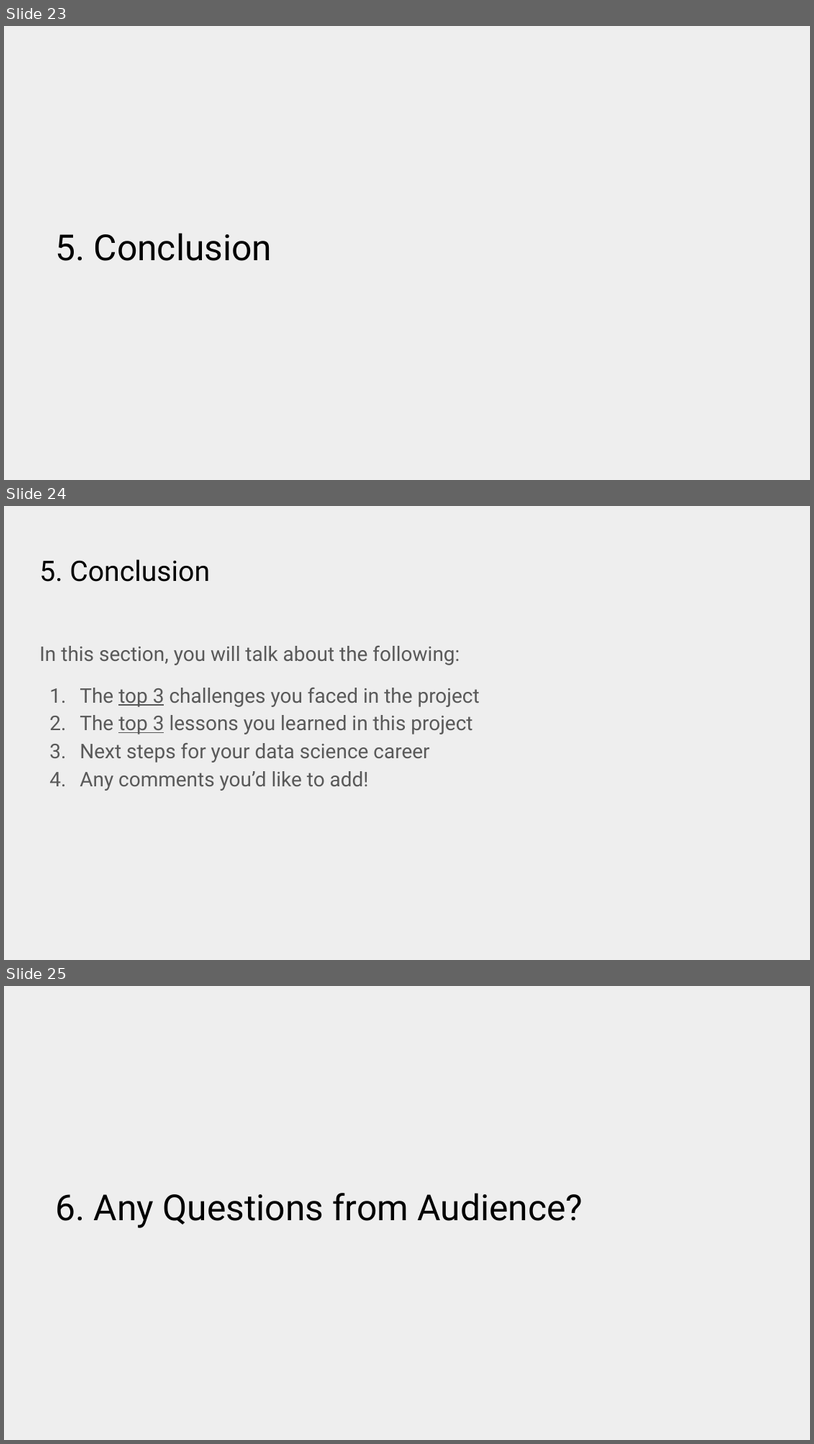
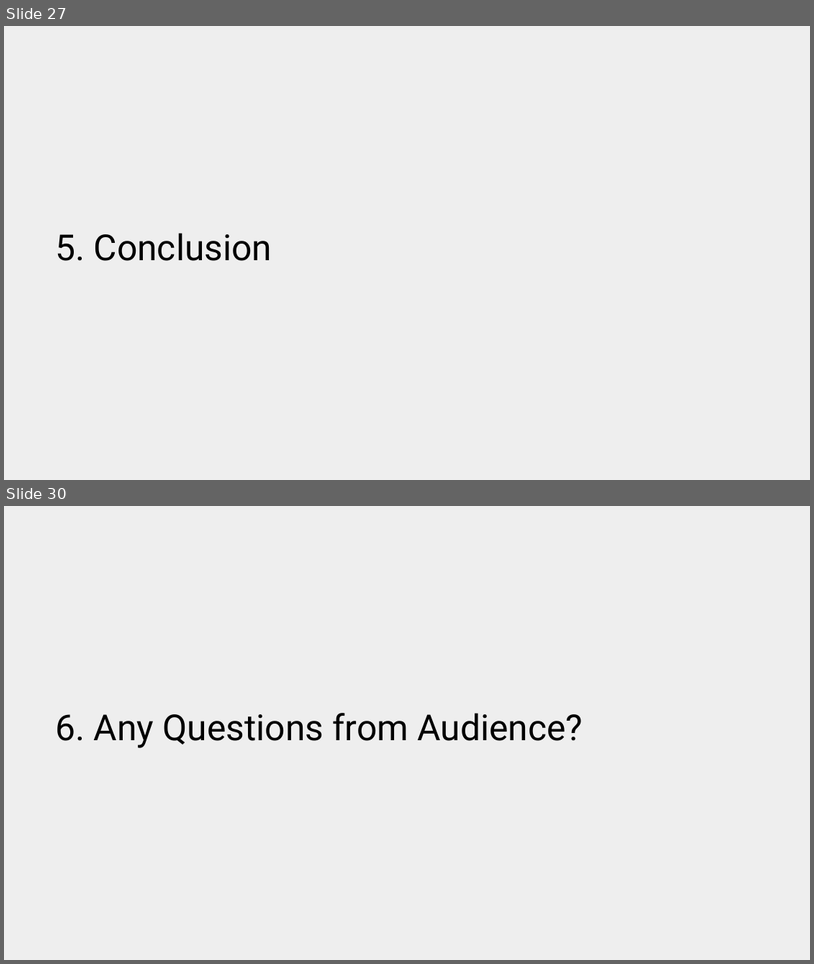
Before and after one commit to Maitha-mo/sampleGuys_final-project_dsml2021, a slide deck: Sample Guys _ Demo Day _ AstroLabs DS ML Bootcamp Oct Nov 2021.pptx. Shown one above the other, each under a label of ours: slides 23, 24 and 25 before the commit, slides 27 and 30 after it; the slides between them are not shown. The pictures are 814x1444 and 814x964 pixels, drawn with LibreOffice and Linux fonts; fonts in the diff are those of the drawing. Boxes give left, top, right and bottom in pixels: in the first picture for what was removed or moved away, otherwise in the second. Text is boxed around its words. In the diff, an @@ line names an element or a change of style, - is before the commit and + after.

Commit message:
Update Sample Guys _ Demo Day _ AstroLabs DS ML Bootcamp Oct Nov 2021.pptx
updated the slides of Fraud Detection Project

```diff
--- a/Sample Guys _ Demo Day _ AstroLabs DS ML Bootcamp Oct Nov 2021.pptx
+++ b/Sample Guys _ Demo Day _ AstroLabs DS ML Bootcamp Oct Nov 2021.pptx
@@ slide 24 removed at [4, 506, 810, 960], background #EEEEEE @@
@@ title removed at [39, 559, 210, 582] @@
-5. Conclusion
@@ text removed at [39, 646, 480, 790] @@
-In this section, you will talk about the following:
-1. The top 3 challenges you faced in the project
-2. The top 3 lessons you learned in this project
-3. Next steps for your data science career
-4. Any comments you’d like to add!
@@ what was slide 23 is now slide 27 @@
@@ what was slide 25 is now slide 30 @@
```
Also in this commit, not shown: 6 slides changed, 19 slides added, 11 other slides removed.
